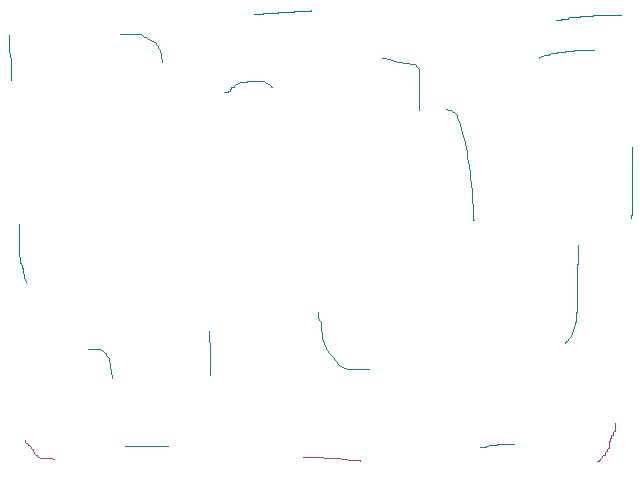
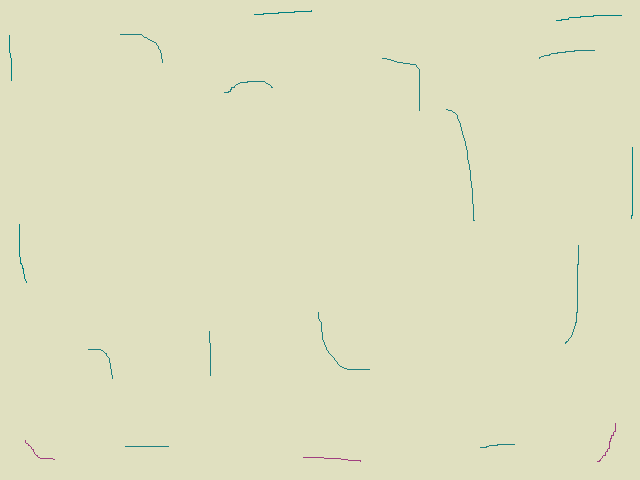
Comparing the layer stacks of the two w=640, h=480 images. Changes:
painted on "Background" over [0, 0, 640, 480]
painted on "47_randomLow.png" over [0, 0, 640, 480]
